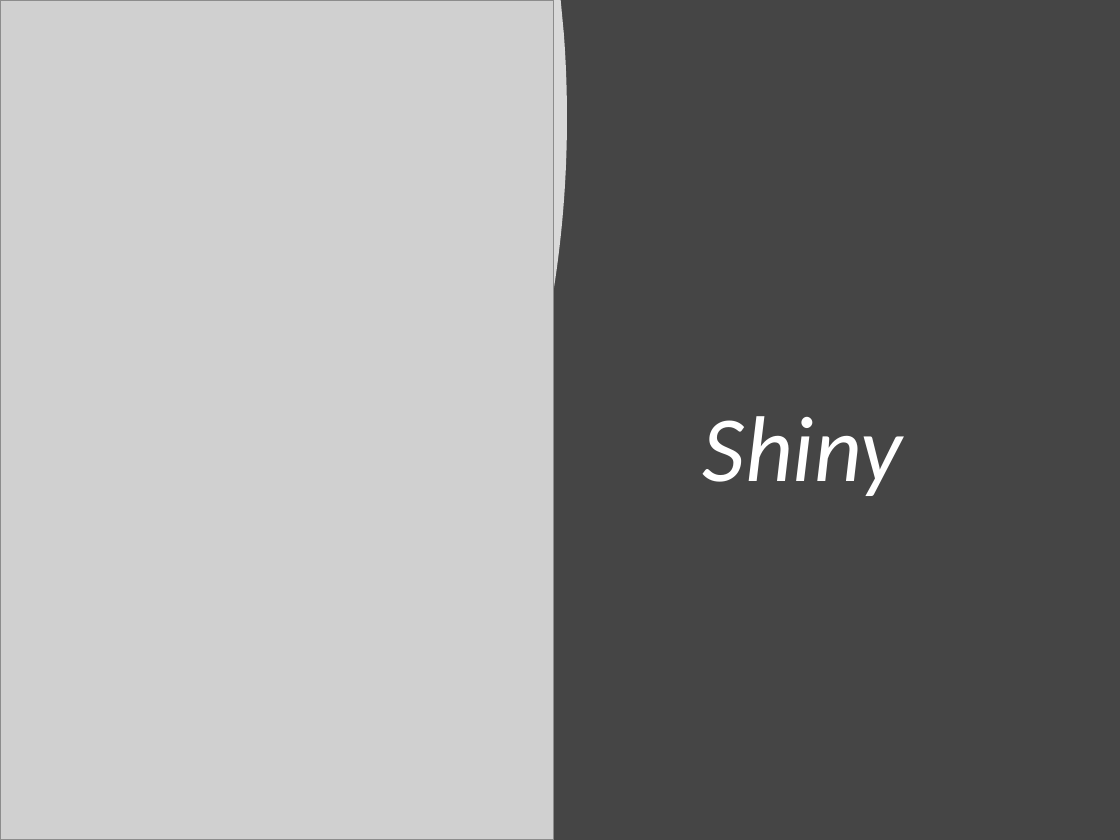
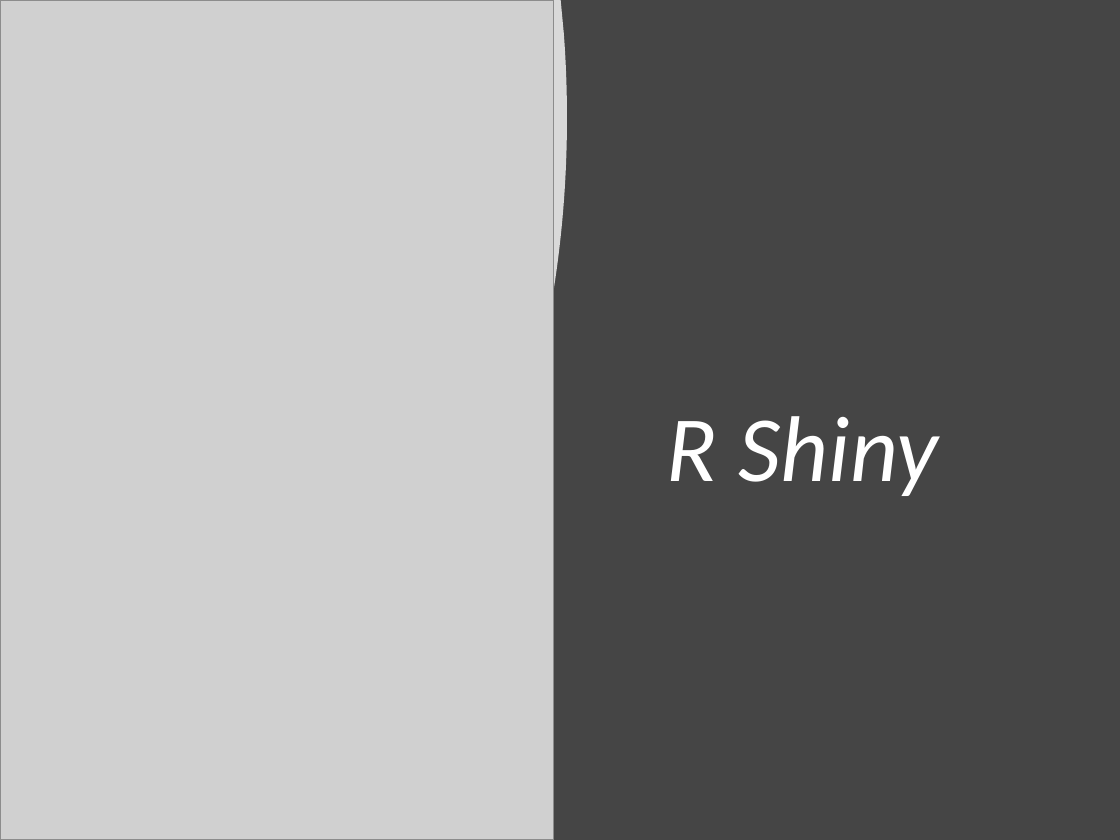
Before and after one commit to Yixf-Self/STOR320_WEBSITE, a slide deck: slide 1 of Lecture/R Shiny/R_Shiny_Lecture.pptx. Drawn at 1120x840 pixels with LibreOffice and Linux fonts; fonts in the diff are those of the drawing; grey boxes stand for pictures. Boxes give left, top, right and bottom in pixels: in the first picture for what was removed or moved away, otherwise in the second. Text is boxed around its words. In the diff, an @@ line names an element or a change of style, - is before the commit and + after.

```diff
--- a/Lecture/R Shiny/R_Shiny_Lecture.pptx
+++ b/Lecture/R Shiny/R_Shiny_Lecture.pptx
@@ title at [667, 416, 939, 496]: text changed @@
-Shiny
+R Shiny
```
Also in this commit, not shown: 1 other slide changed, 6 other files.
